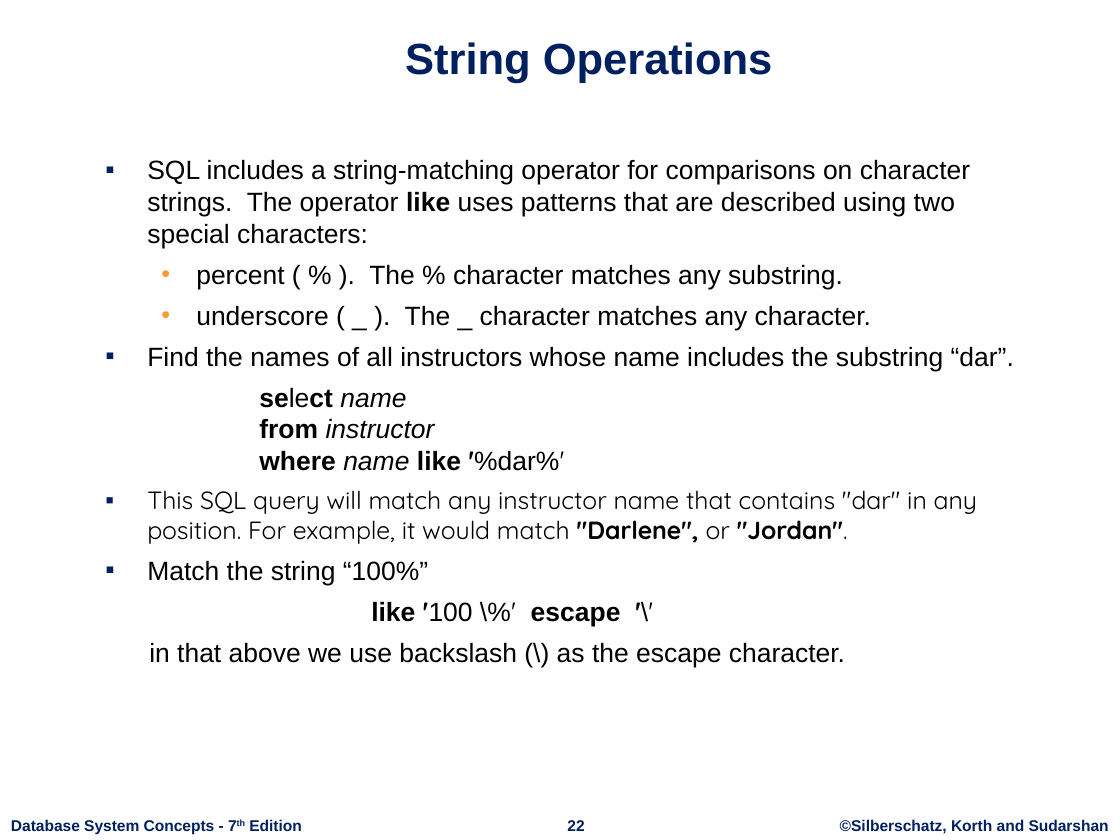
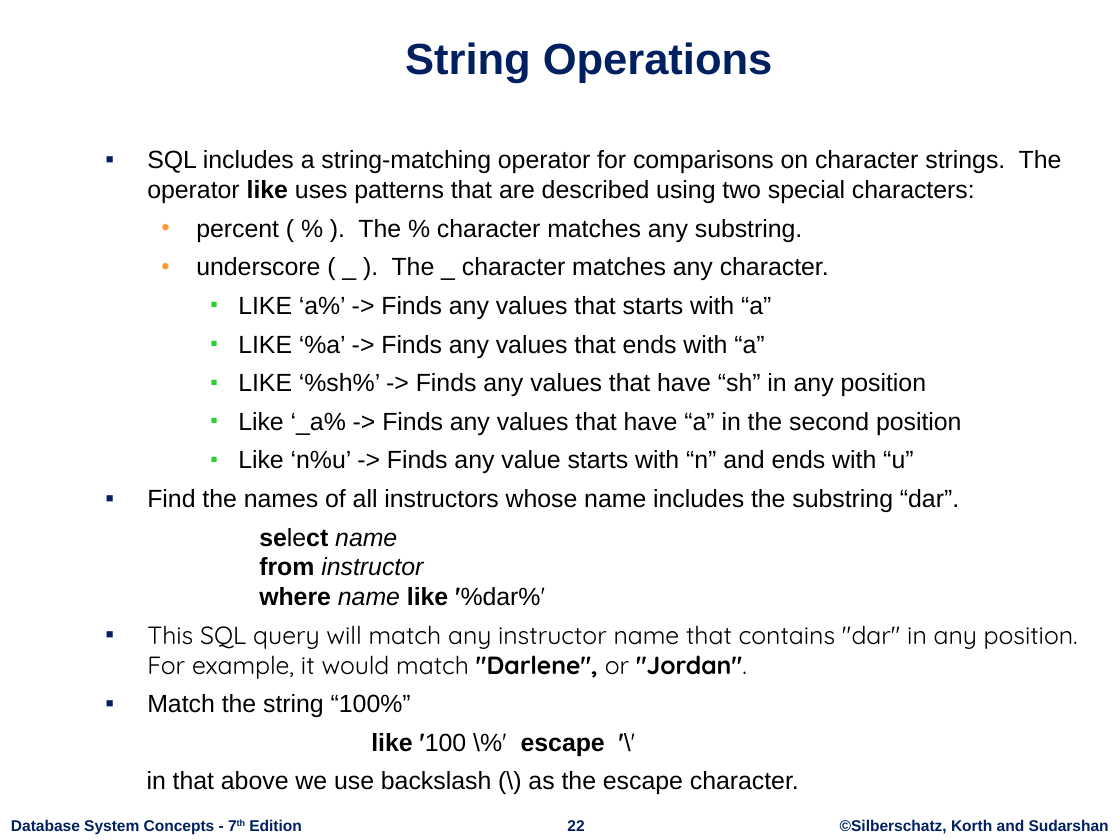
Before and after one commit to nashurgessa/DB-practices, a slide deck: slide 22 of Slides/L5.6 Introduction SQL.pptx. Drawn at 1120x840 pixels with LibreOffice and Linux fonts; fonts in the diff are those of the drawing; background and template pictures are left out. Boxes give left, top, right and bottom in pixels: in the first picture for what was removed or moved away, otherwise in the second. Text is boxed around its words. In the diff, an @@ line names an element or a change of style, - is before the commit and + after.

Commit message:
updates 2

```diff
--- a/Slides/L5.6 Introduction SQL.pptx
+++ b/Slides/L5.6 Introduction SQL.pptx
@@ text "SQL includes a string-matching operator ...": place and size @@
-text "SQL includes a string-matching operator ..." at box(147, 159, 1014, 667)
+text "SQL includes a string-matching operator ..." at box(147, 150, 1078, 794)
@@ text at box(147, 150, 1062, 794): size 17 to 16 pt in "SQL includes a string-matching operator for comparisons ...", "percent ( % ). The % character ...", "underscore ( _ ). The _ character ...", "Find the names of all instructors whose ..." and 4 more places @@
@@ text at box(238, 296, 961, 473): paragraphs added @@
+    ▪ LIKE ‘a%’ -> Finds any values that starts with “a”
+    ▪ LIKE ‘%a’ -> Finds any values that ends with “a”
+    ▪ LIKE ‘%sh%’ -> Finds any values that have “sh” in any position
+    ▪ Like ‘_a% -> Finds any values that have “a” in the second position
+    ▪ Like ‘n%u’ -> Finds any value starts with “n” and ends with “u”
```
Also in this commit, not shown: 3 other slides changed, 1 slide added.
